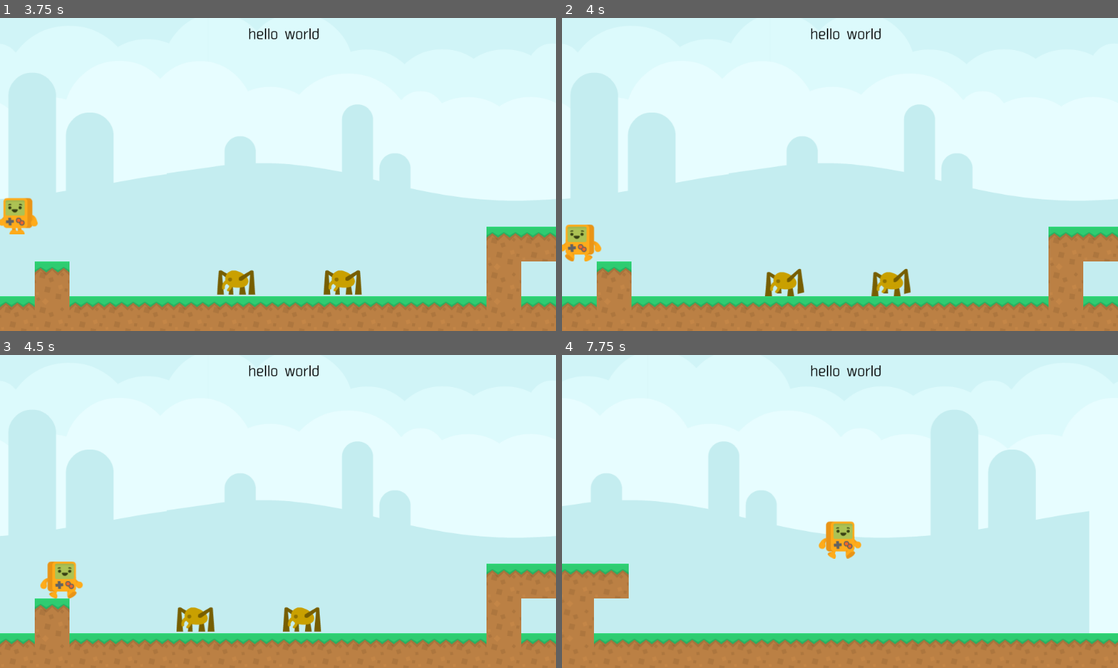
Above: before the commit, frames 1-4 (two rows, left to right).
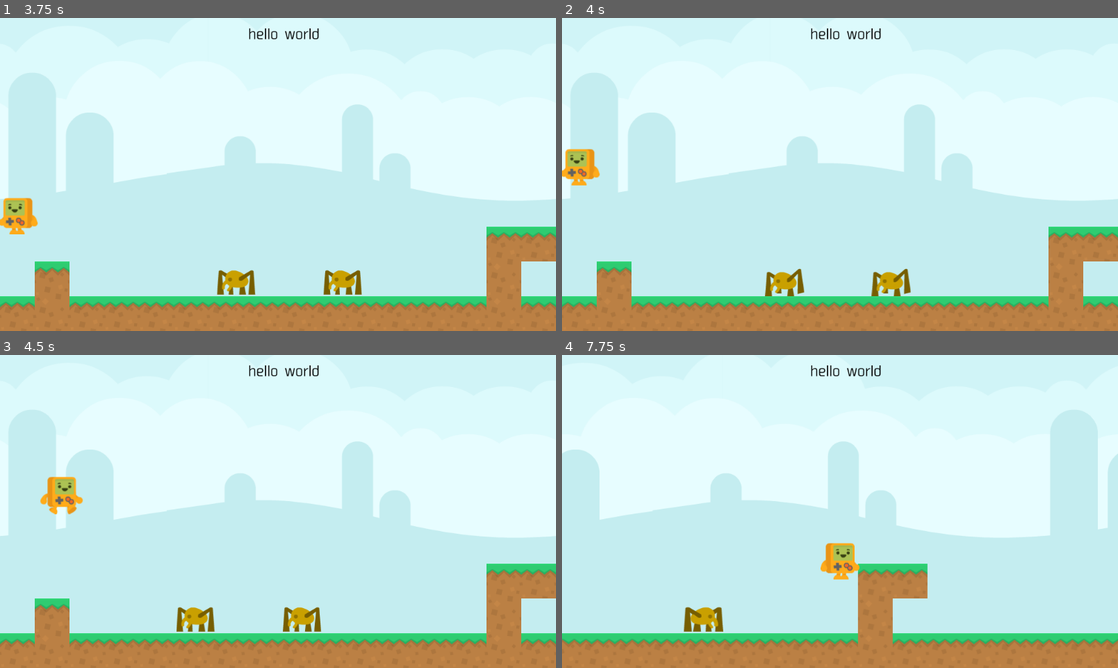
Above: after the commit, the same moments.

Repository: vivisuke/GDAction
Game: Godot game, scene res://MainScene.tscn
Two runs of this game, one before a commit and one after it. Both use one fixed random seed, a clock stepped at 60 frames per second and the inputs below.
Inputs:
- Up to frame 1 (3.75 s): hold Right (ui_right) 0.53-2.03 s; tap Up (ui_up) at 0.77, 1.52, 3.02 s; hold Left (ui_left) from 2.03 s (still down)
- Up to frame 2 (4 s): keep holding Left (ui_left); tap Up (ui_up) at 3.77 s
- Up to frame 3 (4.5 s): release Left (ui_left) at 4.28 s; hold Right (ui_right) from 4.28 s (still down)
- Up to frame 4 (7.75 s): keep holding Right (ui_right); tap Up (ui_up) at 4.52, 6.02, 6.77, 7.52 s

Frame 1 is identical in both runs. In frame 2, 1.2% of the frame differs, in the area x 0-8%, y 41-78%; in frame 3, 1.3%; in frame 4, 22%, in the area x 0-100%, y 17-94%.

Commit message:
0023 ◎ C 08/27 08/27 0.001│ToDo│壁ジャンプ？

Diff:
--- a/GDAction/MainScene.tscn
+++ b/GDAction/MainScene.tscn
@@ -84,7 +84,7 @@
 } ]
 
 [sub_resource type="RectangleShape2D" id=7]
-extents = Vector2( 67.7246, 66.0431 )
+extents = Vector2( 35.207, 35.972 )
 
 [sub_resource type="SpriteFrames" id=4]
 animations = [ {
@@ -173,12 +173,13 @@
 tile_data = PoolIntArray( 65535, 0, 0, 64, 0, 0, 131071, 0, 0, 65600, 0, 0, 196607, 0, 0, 131136, 0, 0, 262143, 0, 0, 1 …(1217 unchanged characters)…
 
 [node name="Flag" type="Area2D" parent="."]
-position = Vector2( 4044.55, 191.387 )
+position = Vector2( 4047.38, 223.499 )
 __meta__ = {
 "_edit_group_": true
 }
 
 [node name="AnimatedSprite" type="AnimatedSprite" parent="Flag"]
+scale = Vector2( 0.5, 0.5 )
 frames = SubResource( 6 )
 playing = true
 
--- a/GDAction/Player.gd
+++ b/GDAction/Player.gd
@@ -19,7 +19,7 @@
 	walk_left = Input.is_action_pressed('ui_left')
 	var jump = Input.is_action_just_pressed('ui_up')
 
-	if jump and is_on_floor():
+	if jump and (is_on_floor() || is_on_wall()):
 		jumping = true
 		velocity.y = jump_speed
 		$AnimatedSprite.play("jump")
@@ -40,4 +40,6 @@
 		$AnimatedSprite.play("idle")
 		#$AnimatedSprite.play("jump")
 	velocity = move_and_slide(velocity, Vector2(0, -1))
+	if is_on_wall():
+		print("on_wall")
 	#print(jumping)
Not shown, changed: GDAction.spr
